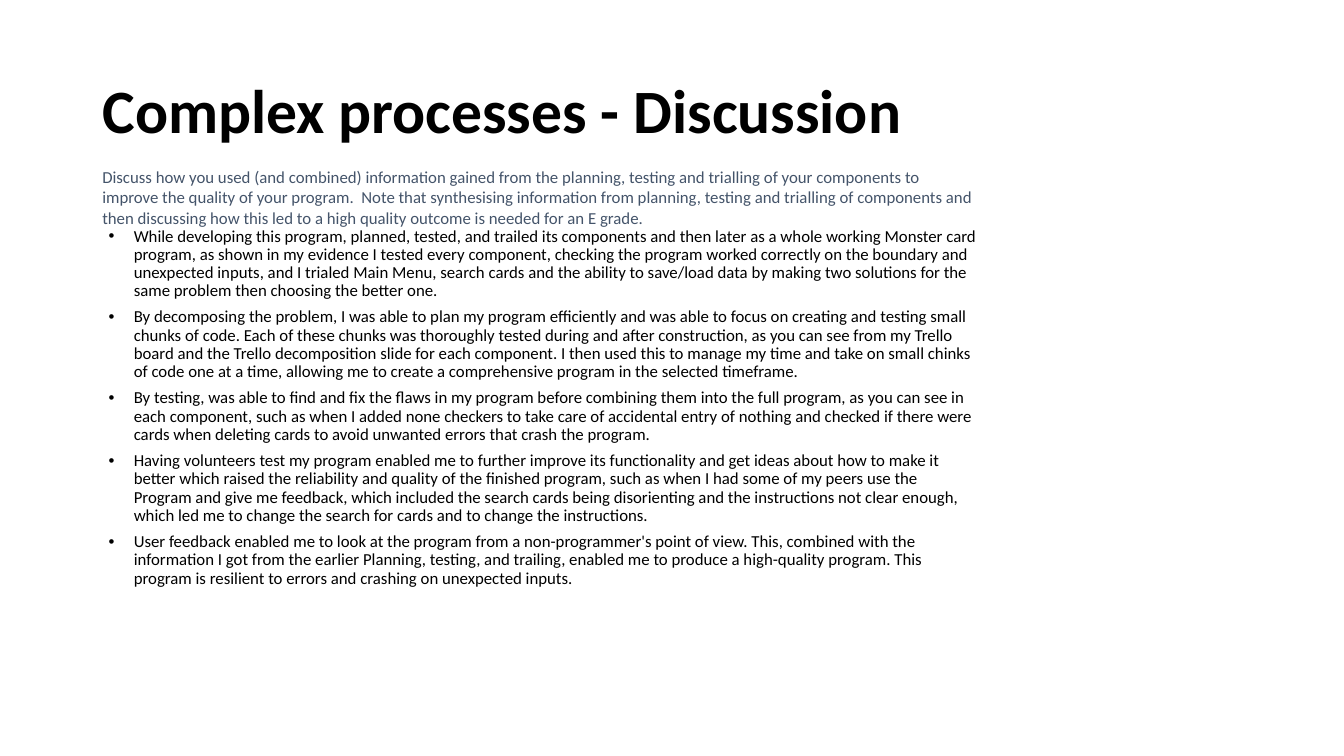
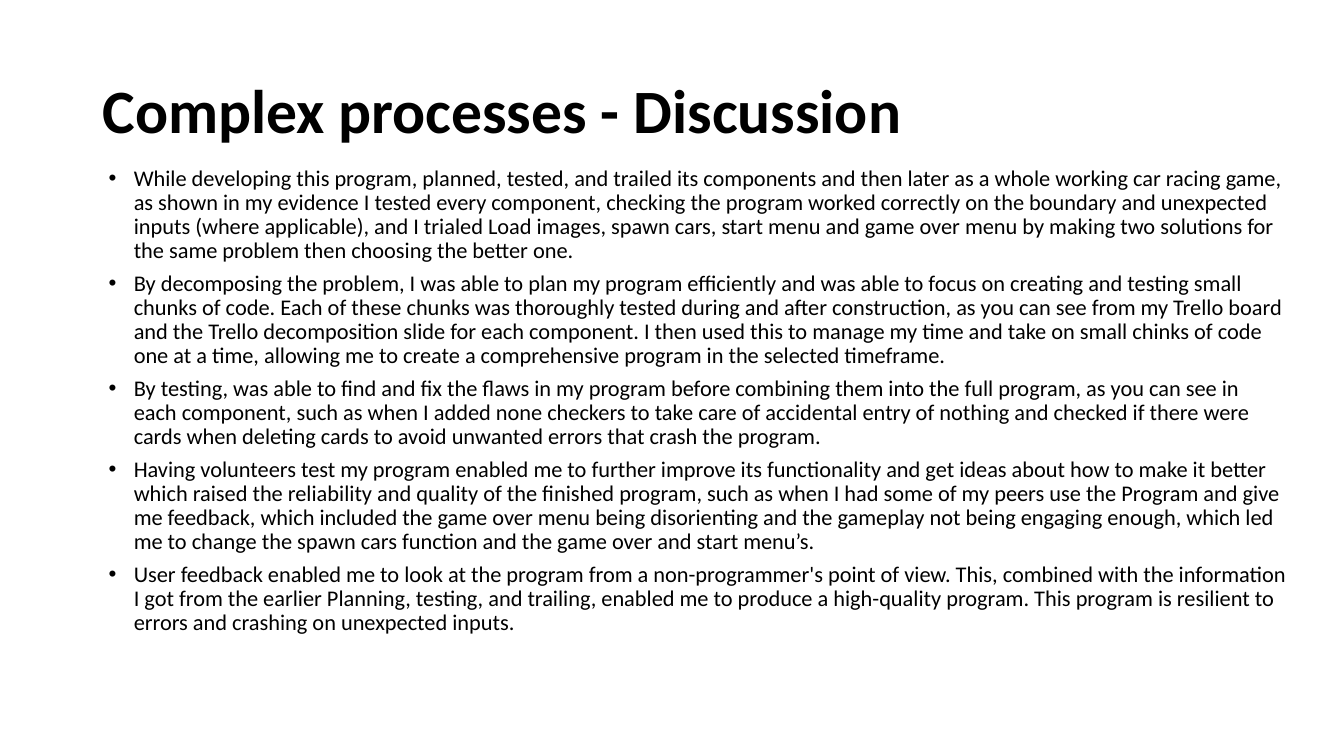
Before and after one commit to Samuel-Burgess/CS-Assesment-Programming, a slide deck: slide 52 of Documentation/3.7 and 3.8 Documentation Samuel Burgess.pptx (slide 45 before the commit). Drawn at 1344x756 pixels with LibreOffice and Linux fonts; fonts in the diff are those of the drawing. Boxes give left, top, right and bottom in pixels: in the first picture for what was removed or moved away, otherwise in the second. Text is boxed around its words. In the diff, an @@ line names an element or a change of style, - is before the commit and + after.

```diff
--- a/Documentation/3.7 and 3.8 Documentation Samuel Burgess.pptx
+++ b/Documentation/3.7 and 3.8 Documentation Samuel Burgess.pptx
@@ text at box(134, 170, 1281, 262): text changed; size 12 to 16 pt @@
-Discuss how you used (and combined) information gained from the planning, testing and trialling of your components to improve the quality of your program. Note that synthesising information from planning, testing and trialling of components and then discussing how this led to a high quality outcome is needed for an E grade.
-• While developing this program, planned, tested, and trailed its components and then later as a whole working Monster card program, as shown in my evidence I tested every component, checking the program worked correctly on the boundary and unexpected inputs, and I trialed Main Menu, search cards and the ability to save/load data by making two solutions for the same problem then choosing the better one.
+• While developing this program, planned, tested, and trailed its components and then later as a whole working car racing game, as shown in my evidence I tested every component, checking the program worked correctly on the boundary and unexpected inputs (where applicable), and I trialed Load images, spawn cars, start menu and game over menu by making two solutions for the same problem then choosing the better one.
@@ text at box(134, 275, 1286, 634): size 12 to 16 pt in "By decomposing the problem, I was able ...", "By testing, was able to find and ...", "User feedback enabled me to look at ..." @@
@@ text at box(134, 461, 1280, 553): text changed; size 12 to 16 pt @@
-• Having volunteers test my program enabled me to further improve its functionality and get ideas about how to make it better which raised the reliability and quality of the finished program, such as when I had some of my peers use the Program and give me feedback, which included the search cards being disorienting and the instructions not clear enough, which led me to change the search for cards and to change the instructions.
+• Having volunteers test my program enabled me to further improve its functionality and get ideas about how to make it better which raised the reliability and quality of the finished program, such as when I had some of my peers use the Program and give me feedback, which included the game over menu being disorienting and the gameplay not being engaging enough, which led me to change the spawn cars function and the game over and start menu’s.
```
Also in this commit, not shown: 4 other slides changed, 8 slides added, 1 slide removed, 6 other files.
